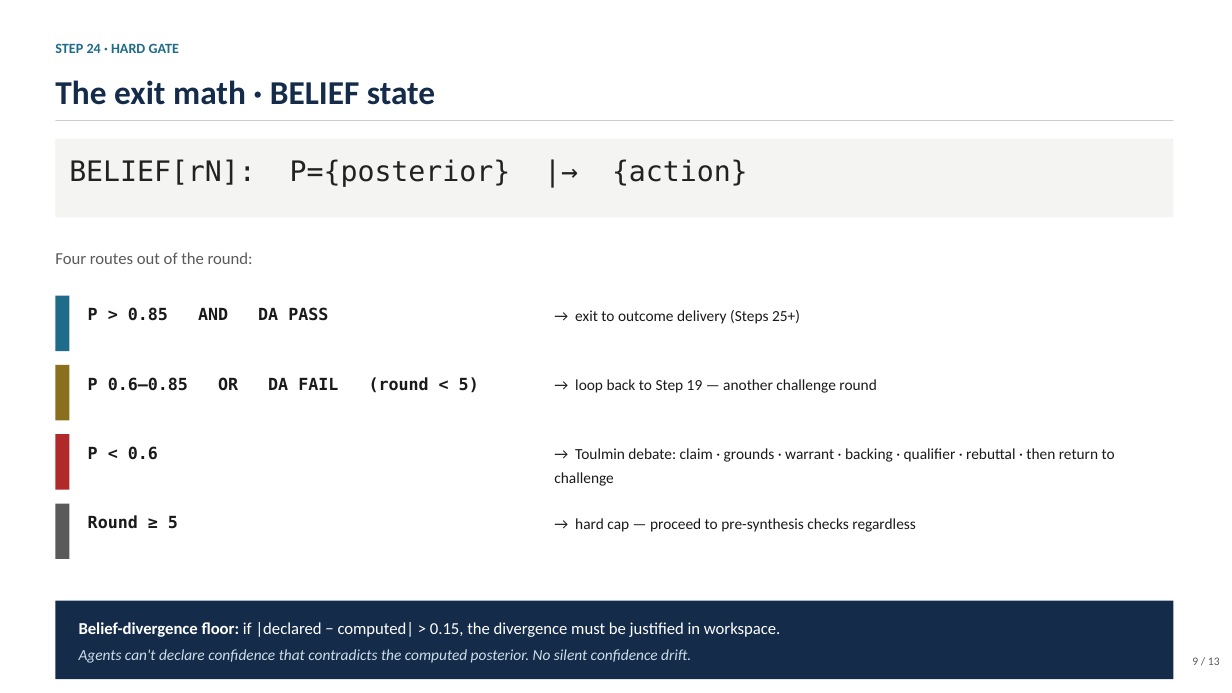
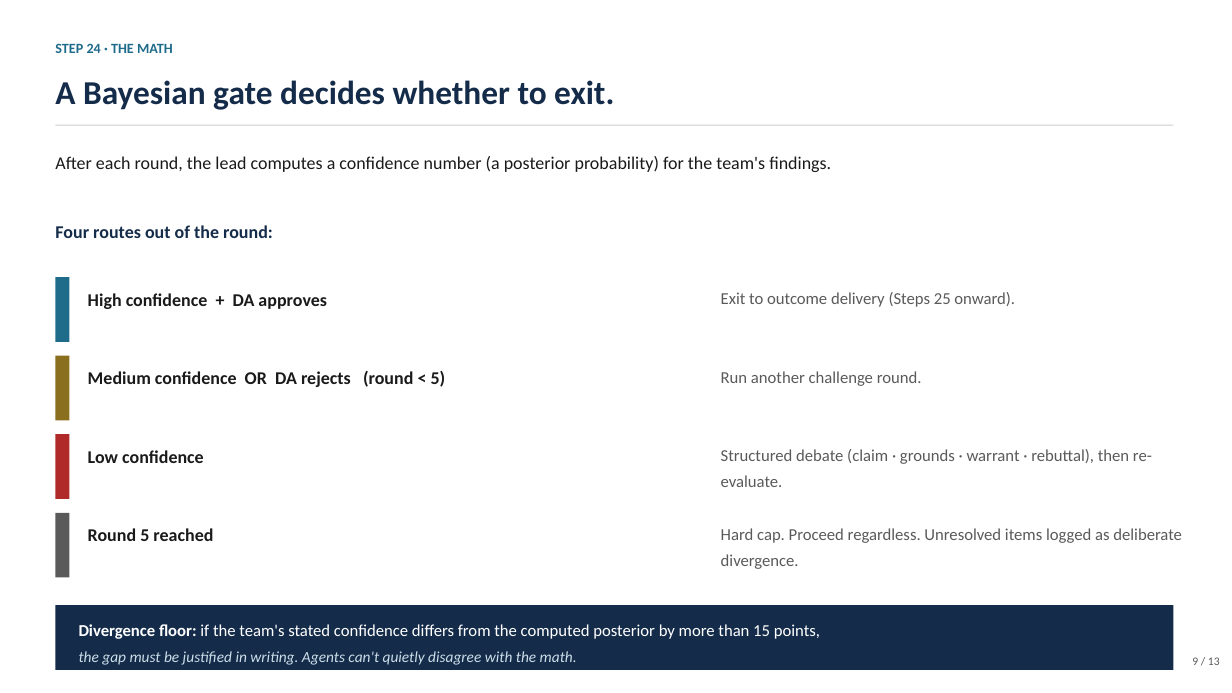
Before and after one commit to coloradored13/sigma-system-overview, a slide deck: slide 9 of sigma-system-demo.pptx. Drawn at 1232x693 pixels with LibreOffice and Linux fonts; fonts in the diff are those of the drawing. Boxes give left, top, right and bottom in pixels: in the first picture for what was removed or moved away, otherwise in the second. Text is boxed around its words. In the diff, an @@ line names an element or a change of style, - is before the commit and + after.

```diff
--- a/sigma-system-demo.pptx
+++ b/sigma-system-demo.pptx
@@ text at <box>55,43,173,53</box>: text changed @@
-STEP 24 · HARD GATE
+STEP 24 · THE MATH
@@ text at <box>55,80,614,110</box>: text changed @@
-The exit math · BELIEF state
+A Bayesian gate decides whether to exit.
@@ rectangle: place and size @@
-rectangle at <box>55,120,1174,121</box>
+rectangle at <box>55,125,1174,126</box>
@@ rectangle removed at <box>55,139,1174,217</box> @@
@@ text added at <box>55,156,831,172</box>, 14 pt, text #1A1A1A @@
+After each round, the lead computes a confidence number (a posterior probability) for the team's findings.
@@ text removed at <box>69,159,748,187</box> @@
-BELIEF[rN]: P={posterior} |→ {action}
@@ text "Four routes out of the ...": place and size @@
-text "Four routes out of the ..." at <box>55,252,253,264</box>
+text "Four routes out of the ..." at <box>55,225,273,238</box>
@@ text "Four routes out of the ..." at <box>55,225,273,238</box>: size 13 to 14 pt, text colour #5A5A5A to #142C4A, bold on @@
@@ rectangle: place and size @@
-rectangle at <box>55,296,69,351</box>
+rectangle at <box>55,277,69,342</box>
@@ text added at <box>88,293,327,309</box>, 14 pt, text #1A1A1A, bold @@
+High confidence + DA approves
@@ text at <box>721,292,1015,307</box>: text changed; size 12 to 13 pt; text colour #1A1A1A to #5A5A5A @@
-→ exit to outcome delivery (Steps 25+)
+Exit to outcome delivery (Steps 25 onward).
@@ text removed at <box>88,307,328,321</box> @@
-P > 0.85 AND DA PASS
@@ rectangle: place and size @@
-rectangle at <box>55,365,69,421</box>
+rectangle at <box>55,356,69,421</box>
@@ text at <box>88,371,446,387</box>: text changed; size 13 to 14 pt; font DejaVu Sans Mono to Calibri @@
-P 0.6–0.85 OR DA FAIL (round < 5)
+Medium confidence OR DA rejects (round < 5)
@@ text at <box>721,371,922,386</box>: text changed; size 12 to 13 pt; text colour #1A1A1A to #5A5A5A @@
-→ loop back to Step 19 — another challenge round
+Run another challenge round.
@@ rectangle: place and size @@
-rectangle at <box>55,434,69,490</box>
+rectangle at <box>55,434,69,499</box>
@@ text removed at <box>88,446,158,460</box> @@
-P < 0.6
@@ text at <box>721,449,1152,487</box>: text changed; size 12 to 13 pt; text colour #1A1A1A to #5A5A5A @@
-→ Toulmin debate: claim · grounds · warrant · backing · qualifier · rebuttal · then return to challenge
+Structured debate (claim · grounds · warrant · rebuttal), then re-evaluate.
@@ text added at <box>88,450,204,463</box>, 14 pt, text #1A1A1A, bold @@
+Low confidence
@@ rectangle: place and size @@
-rectangle at <box>55,504,69,559</box>
+rectangle at <box>55,513,69,578</box>
@@ text at <box>88,528,213,541</box>: text changed; size 13 to 14 pt; font DejaVu Sans Mono to Calibri @@
-Round ≥ 5
+Round 5 reached
@@ text at <box>721,528,1182,569</box>: text changed; size 12 to 13 pt; text colour #1A1A1A to #5A5A5A @@
-→ hard cap — proceed to pre-synthesis checks regardless
+Hard cap. Proceed regardless. Unresolved items logged as deliberate divergence.
@@ rectangle: place and size @@
-rectangle at <box>55,601,1174,679</box>
+rectangle at <box>55,605,1174,670</box>
@@ text at <box>79,624,820,665</box>: text changed @@
-Belief-divergence floor: if |declared − computed| > 0.15, the divergence must be justified in workspace.
-Agents can't declare confidence that contradicts the computed posterior. No silent confidence drift.
+Divergence floor: if the team's stated confidence differs from the computed posterior by more than 15 points,
+the gap must be justified in writing. Agents can't quietly disagree with the math.
```
Also in this commit, not shown: 6 other slides changed, 4 slides added, 4 slides removed.
